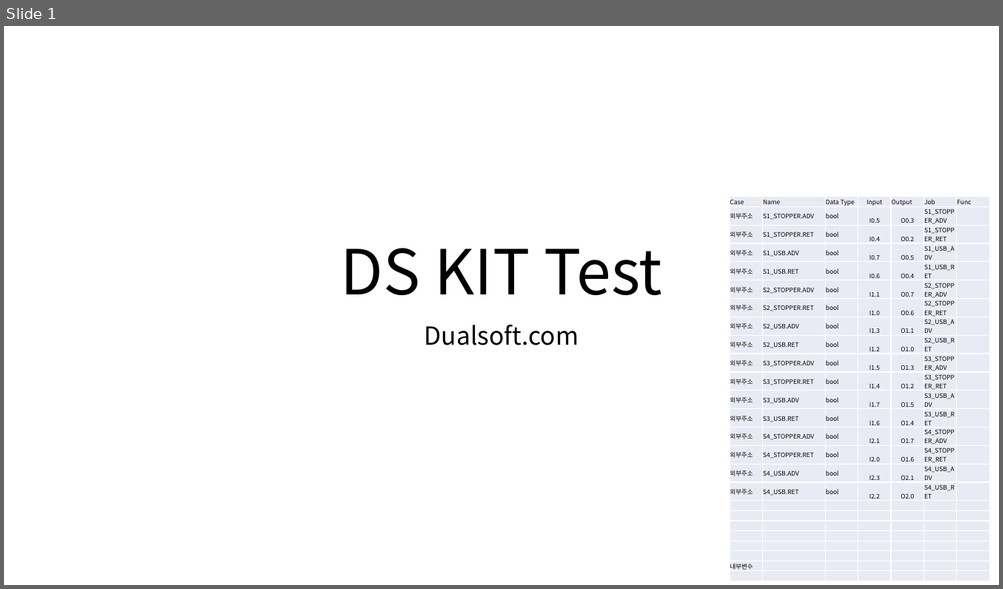
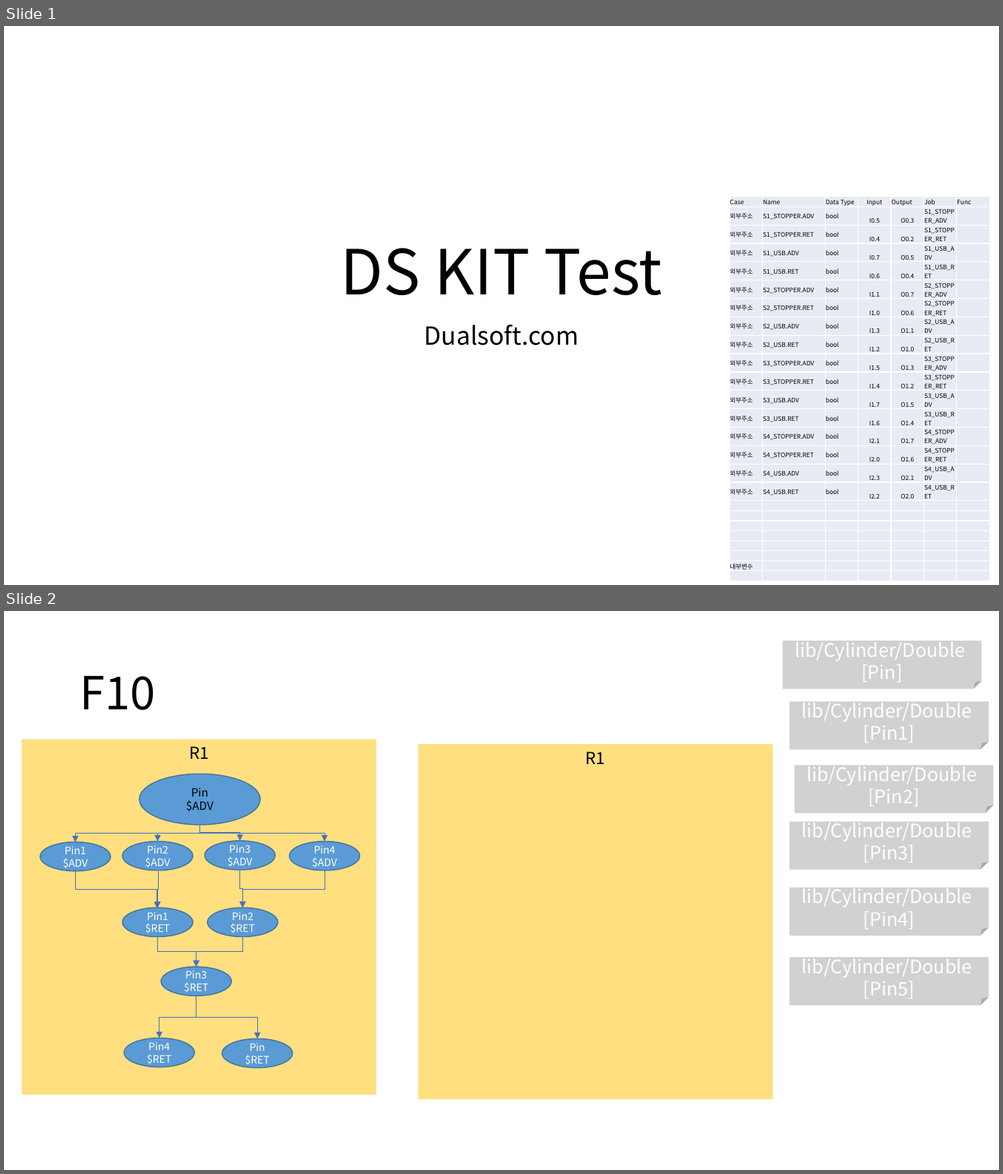
Before and after one commit to DualsoftDev/ds, a slide deck: DsDotNet/src/UnitTest/UnitTest.Model/ImportOfficeExample/Sample/KIT.pptx. Shown one above the other, each under a label of ours: slide 1 before the commit, slides 1 and 2 after it. The pictures are 1003x589 and 1003x1174 pixels, drawn with LibreOffice and Linux fonts; fonts in the diff are those of the drawing. Boxes give left, top, right and bottom in pixels: in the first picture for what was removed or moved away, otherwise in the second. Text is boxed around its words. In the diff, an @@ line names an element or a change of style, - is before the commit and + after.

```diff
--- a/DsDotNet/src/UnitTest/UnitTest.Model/ImportOfficeExample/Sample/KIT.pptx
+++ b/DsDotNet/src/UnitTest/UnitTest.Model/ImportOfficeExample/Sample/KIT.pptx
@@ slide 2 added at (x1=4, y1=611, x2=999, y2=1170), background #FFFFFF @@
@@ folded corner added at (x1=782, y1=641, x2=982, y2=689), fill #A5A5A5 at 50% opacity, 18 pt, text #FFFFFF @@
+lib/Cylinder/Double
+[Pin]
@@ title added at (x1=79, y1=676, x2=155, y2=710), 44 pt, text #000000 @@
+F10
@@ folded corner added at (x1=790, y1=701, x2=989, y2=750), fill #A5A5A5 at 50% opacity, 18 pt, text #FFFFFF @@
+lib/Cylinder/Double
+[Pin1]
@@ rectangle added at (x1=418, y1=743, x2=772, y2=1099), fill #FFC000 at 50% opacity, 16 pt, text #000000 @@
+R1
@@ folded corner added at (x1=794, y1=766, x2=993, y2=814), fill #A5A5A5 at 50% opacity, 18 pt, text #FFFFFF @@
+lib/Cylinder/Double
+[Pin2]
@@ folded corner added at (x1=790, y1=821, x2=989, y2=870), fill #A5A5A5 at 50% opacity, 18 pt, text #FFFFFF @@
+lib/Cylinder/Double
+[Pin3]
@@ folded corner added at (x1=790, y1=888, x2=989, y2=937), fill #A5A5A5 at 50% opacity, 18 pt, text #FFFFFF @@
+lib/Cylinder/Double
+[Pin4]
@@ folded corner added at (x1=790, y1=958, x2=989, y2=1006), fill #A5A5A5 at 50% opacity, 18 pt, text #FFFFFF @@
+lib/Cylinder/Double
+[Pin5]
@@ group added at (x1=22, y1=739, x2=376, y2=1095): 12 elbow arrows, 10 ellipses, 1 rectangle @@
+R1
+Pin
+$ADV
+Pin1
+$ADV
+Pin2
+$ADV
+Pin3
+$ADV
+Pin4
+$ADV
+Pin
+$RET
+Pin1
+$RET
+Pin2
+$RET
+Pin3
+$RET
+Pin4
+$RET
```
Also in this commit, not shown: 1 other file.
